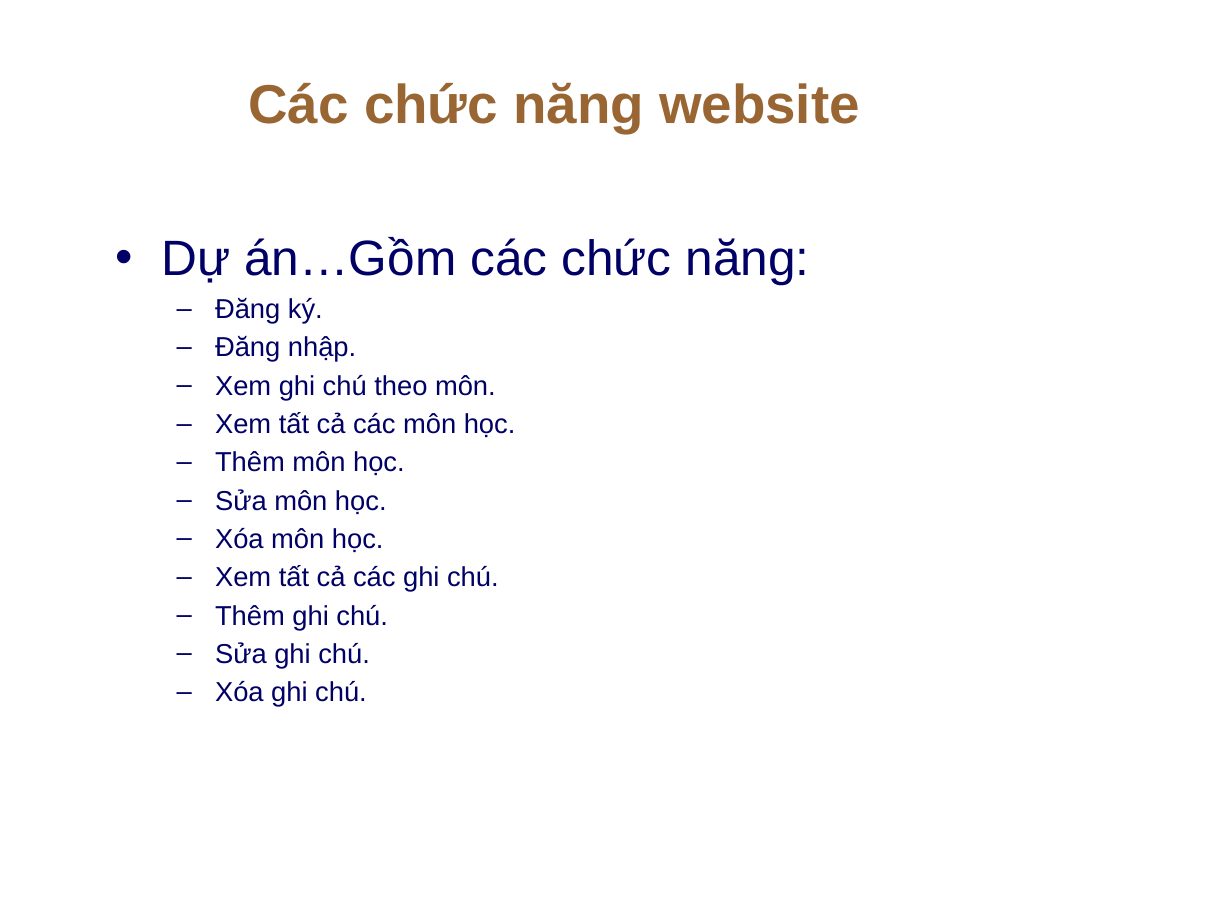
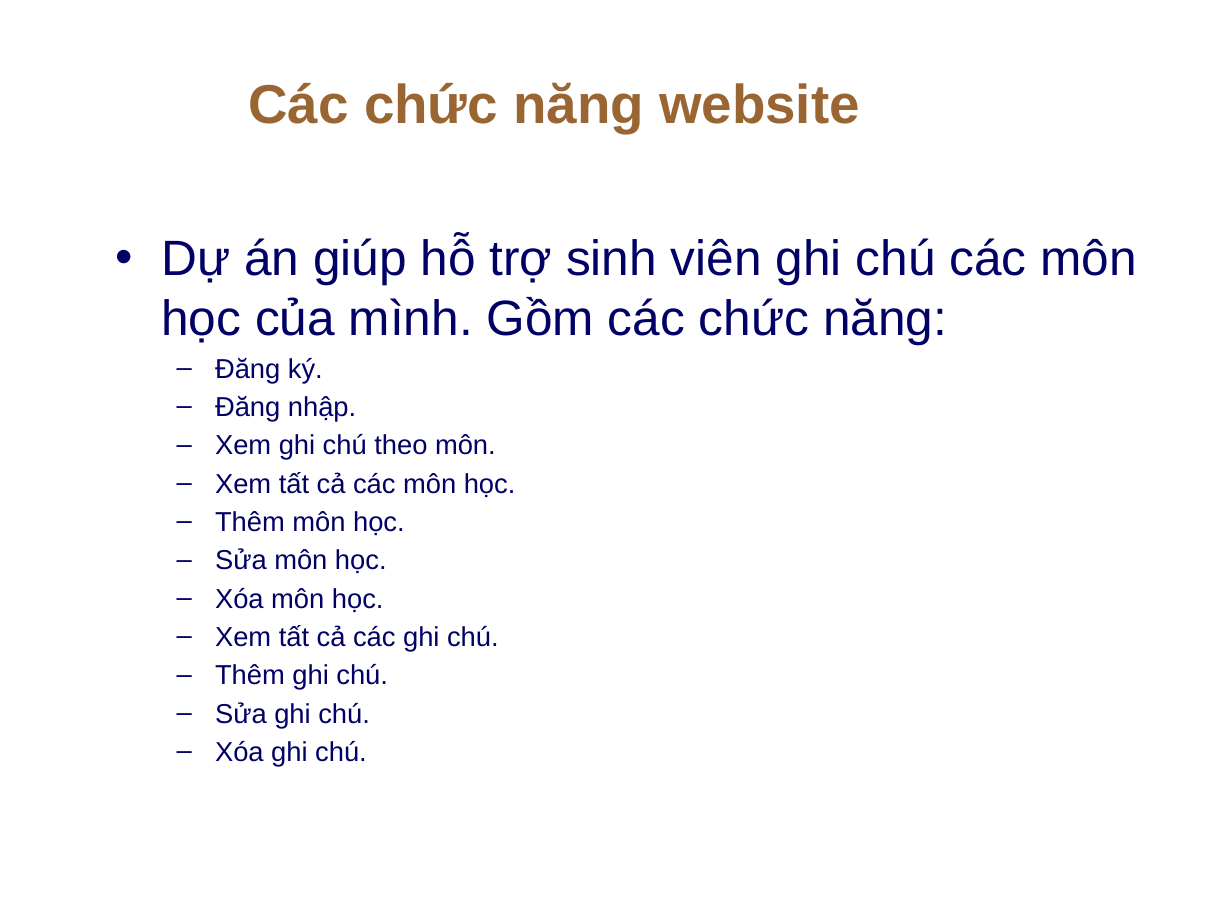
Before and after one commit to ThaiHien-2k/Project_CT275, a slide deck: slide 2 of Project_CT275_PhanThaiHien-TrieuThanhLoc.pptx. Drawn at 1232x924 pixels with LibreOffice and Linux fonts; fonts in the diff are those of the drawing; background and template pictures are left out. Boxes give left, top, right and bottom in pixels: in the first picture for what was removed or moved away, otherwise in the second. Text is boxed around its words. In the diff, an @@ line names an element or a change of style, - is before the commit and + after.

```diff
--- a/Project_CT275_PhanThaiHien-TrieuThanhLoc.pptx
+++ b/Project_CT275_PhanThaiHien-TrieuThanhLoc.pptx
@@ text at [161, 236, 1138, 345]: text changed @@
-• Dự án…Gồm các chức năng:
+• Dự án giúp hỗ trợ sinh viên ghi chú các môn học của mình. Gồm các chức năng:
```
Also in this commit, not shown: 2 other slides changed.
